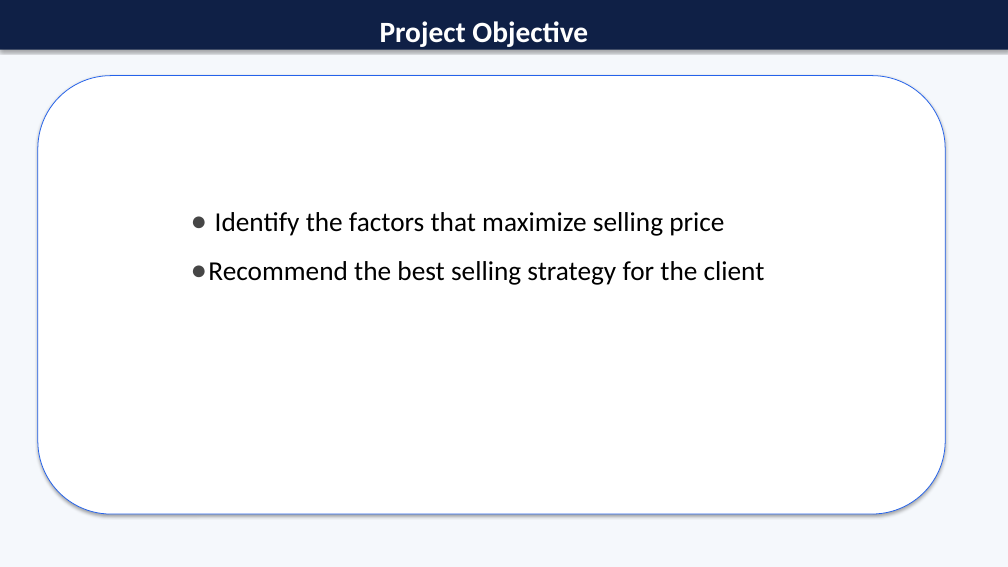
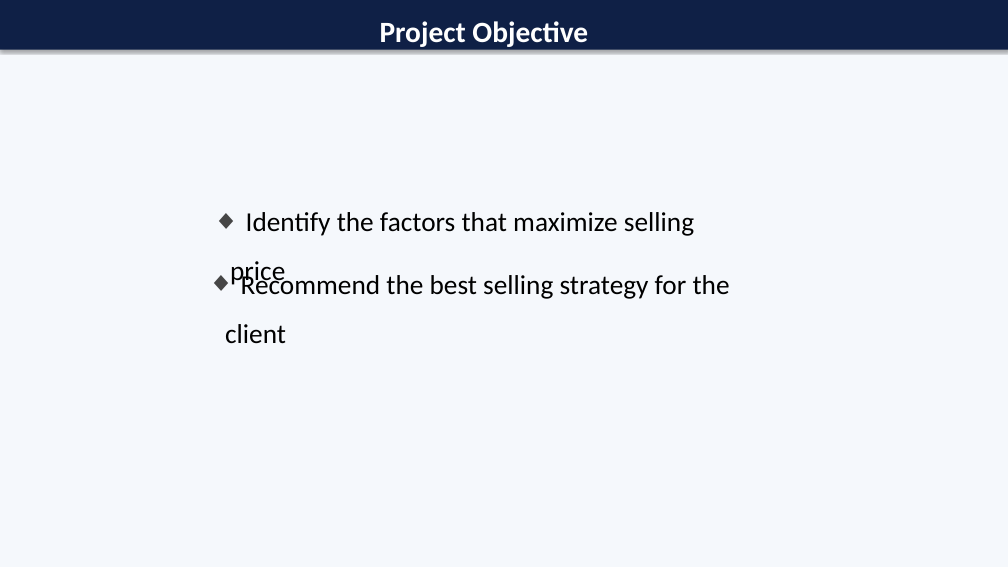
Before and after one commit to elhamrouzban/king_county_housing, a slide deck: slide 3 of Professional_King_County_EDA_Presentation.pptx. Drawn at 1008x567 pixels with LibreOffice and Linux fonts; fonts in the diff are those of the drawing. Boxes give left, top, right and bottom in pixels: in the first picture for what was removed or moved away, otherwise in the second. Text is boxed around its words. In the diff, an @@ line names an element or a change of style, - is before the commit and + after.

```diff
--- a/Professional_King_County_EDA_Presentation.pptx
+++ b/Professional_King_County_EDA_Presentation.pptx
@@ rounded rectangle removed at [38,76,945,514] @@
@@ text "Identify the factors that maximize ...": place and size @@
-text "Identify the factors that maximize ..." at [208,212,765,285]
+text "Identify the factors that maximize ..." at [230,212,694,287]
@@ text "Identify the factors that maximize ..." at [230,212,694,287]: bullet ● to ◆ @@
@@ text at [208,261,765,285]: paragraph removed @@
-● Recommend the best selling strategy for the client
@@ text added at [225,271,730,344], 26 pt, text #000000 @@
+◆ Recommend the best selling strategy for the client
```
Also in this commit, not shown: 2 other slides changed, 13 other files.
